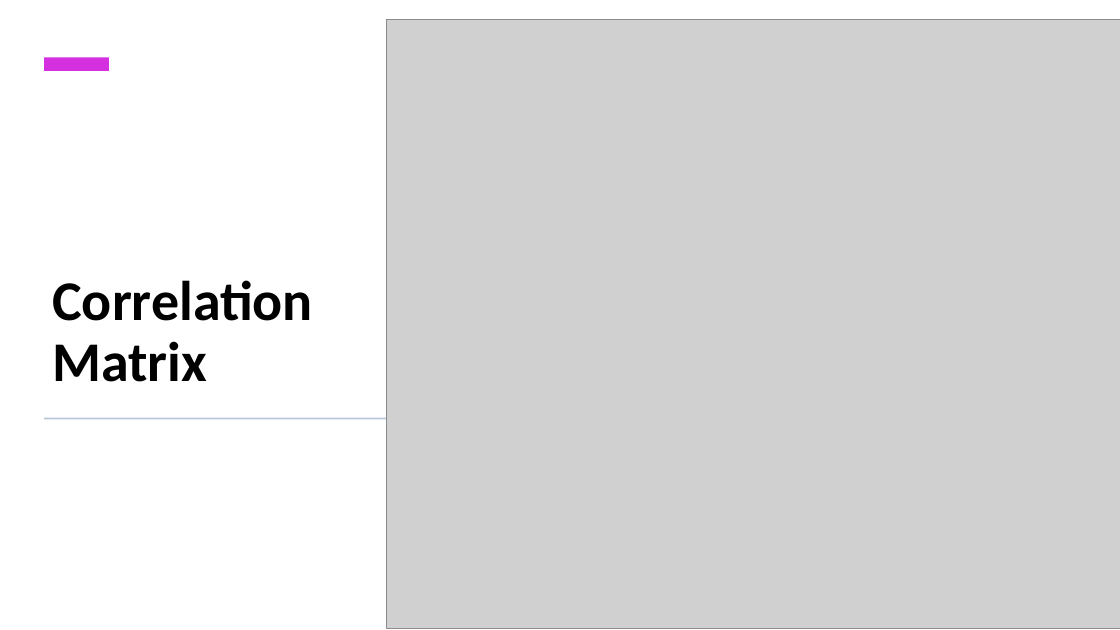
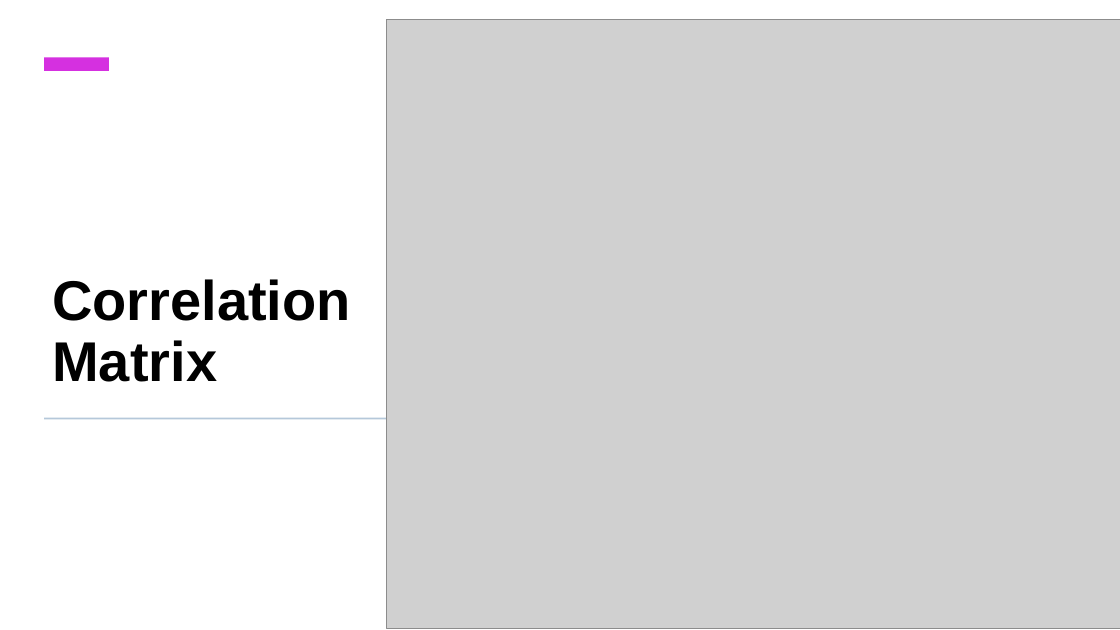
Before and after one commit to YossefEFM/Covid19-Death, a slide deck: slide 16 of Understanding the Global Impact of COVID-19.pptx. Drawn at 1120x630 pixels with LibreOffice and Linux fonts; fonts in the diff are those of the drawing; grey boxes stand for pictures. Boxes give left, top, right and bottom in pixels: in the first picture for what was removed or moved away, otherwise in the second. Text is boxed around its words. In the diff, an @@ line names an element or a change of style, - is before the commit and + after.

```diff
--- a/Understanding the Global Impact of COVID-19.pptx
+++ b/Understanding the Global Impact of COVID-19.pptx
@@ title "Correlation Matrix" at [52, 279, 350, 382]: font Calibri to Arial @@
```
Also in this commit, not shown: 18 other slides changed, 1 slide added.
